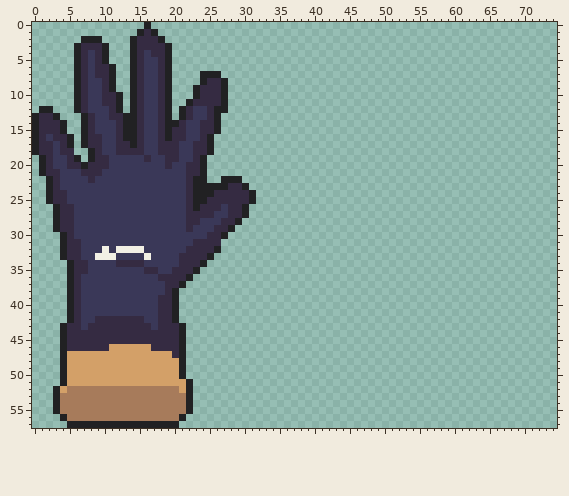
Edited in one commit: pixel-art file (Assets/AllSprites.aseprite). That is the earlier state.
160x160 pixels, 1 frame. The old version is drawn lined up with the new one, on the new canvas.
After the commit:
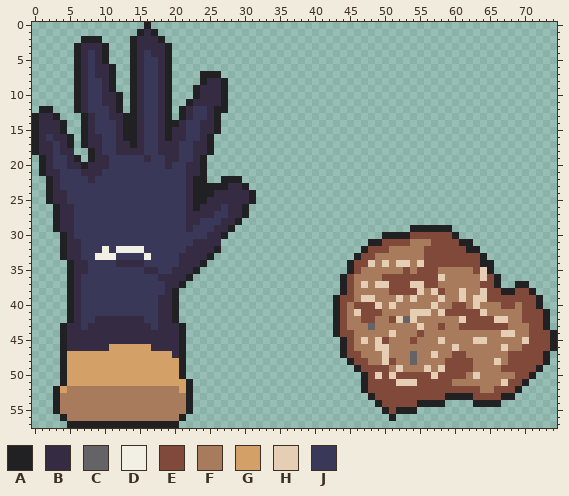
Palette (. is transparent): A #212123  B #352b42  C #646365  D #f2f0e5  E #80493a  F #a77b5b  G #d3a068  H #e5ceb4  J #3a3858
Edits made:
canvas 160x160 -> 75x58, the old top-left corner now at -2,-1 (the part of the old canvas that was cut away was empty and is not shown)
Changed rows in their new state; - is an unchanged pixel.
first column x 43:
29 -----------AAAAAA---------------
30 -------AAAAEEEEEEA--------------
31 -----AAEEEEFFFEEEEAA------------
32 ----AEEEFFFFFEEEEEEAA-----------
33 ---AEEFFFFFFFEEEEEEEEA----------
34 --AEEHFHFHHFHEEEEEEEEAA---------
35 --AEFFFFFFEFEEEFFFFFEHA---------
36 -AEFFFFEEEEEEEEHFFFFFHEA--------
37 -AEFHFHHEEEHHEEFFFFFFEEA--AA----
38 -AEFFFFFEEEEHFHEFFHFFHEEAAEEA---
39 AEEFHHFFFHFHFFFHFFHFHHEEEEEEEA--
40 AEFEEEHFHFFFFFHFFEEFHFFFEEFEEA--
41 AEFHEEEFFFFHHHFHEEEEEHFFFFFEEEA-
42 AEFFEEFFEHCHFFFFFFHEEEEHHFFEEEA-
43 AEFFFCFFFFFFHFFEFFEEEEEEEFFFEEA-
44 AEEFFFFFHFFFEFFFFFFFFFFFHHFFEEEA
45 -AEFHFHEFFFEFFFHFFFFHHFFFFFHEEEA
46 -AEFFFHHFFFFFFFFFHFFFFFFHFFEEEEA
47 -AEEFFFHFFFCFFHFFEEFFFFFFEEEEEA-
48 --AEEFFHEFFCFFFFEEEEFFFHFEEEEEA-
49 ---AEEEEFHFFFHFHEEEEFFFFEEEEEA--
50 ----AEHEHEEEEEHEEEEFHFFFFFEEA---
51 ----AEEEEHHHEEEEEFFFFFFFHEEA----
52 ----AEEEEEEEEEEEEEEEEFFEEEA-----
53 -----AEEEEEEEEEEAAAAEEEEAA------
54 ------AEEEEEAAAA----AAAA--------
55 -------AEAAA--------------------
56 --------A-----------------------
Pixel boxes of the changes (left, top, right, bottom) in both pictures:
added: (333, 225, 557, 421)
